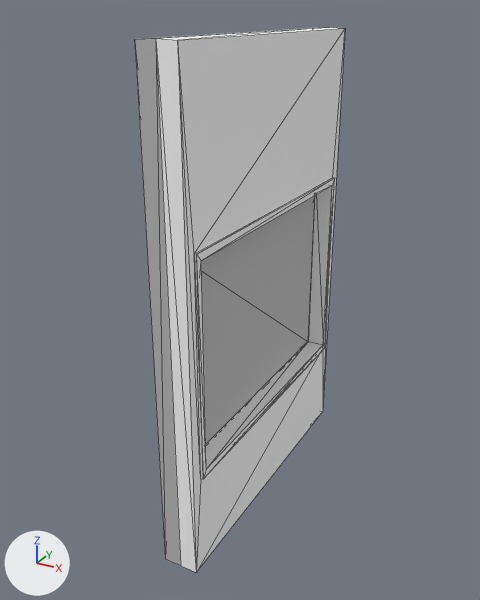
An edit to the glTF model imported_assets/Models/SM_Bld_Base_Wall_Window_Double.glb, drawn before and after from the same camera.
Camera for both pictures: a 50 mm camera at (0.902, -1.263, 1.562) aimed at (-0.042, 0.453, 0.704). The lights are fixed; the arrows at lower left show +X, +Y and +Z. Mesh edges are drawn as thin lines. Where no turn or scale is listed for an object, it has been applied to the vertices. Vertices at the same position are counted once.

The first picture shows 'SM_Bld_Base_Wall_Window_Double_01.004', 'SM_Bld_Base_Wall_Window_Double_01_Glass.008'.
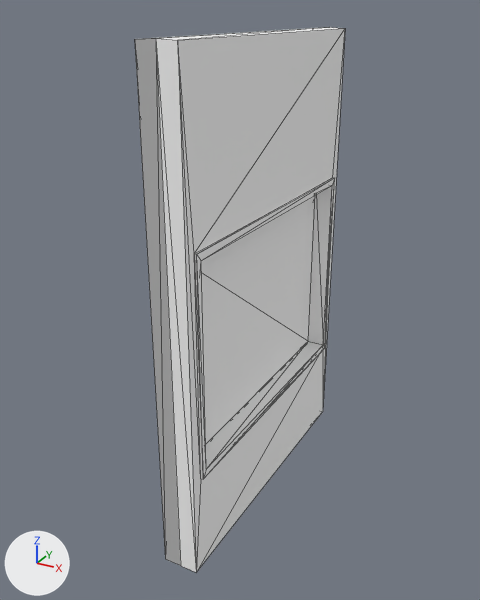
Where the newer file only moved an object's origin or applied its transform, the numbers keep the older frame.

Pixel boxes [x1, y1, x2, y2] of what changed, in the pictures (480 x 600 px; the box of a moved part takes in the faces that stretch with it):
part 1 of me_mesh_142, moved or reshaped: [201, 196, 315, 444] in both

Edits to the bpy script that builds the scene:
```text
Add mat_glassshd_001:
    mat_glassshd_001 = principled_material('GlassSHD.001')
    mat_glassshd_001.base_color = (1.0, 1.0, 1.0)  # white #ffffff
    mat_glassshd_001.roughness = 0.553
Change me_mesh_142:
    where me_mesh_142.from_pydata(...)  # 4 vertices, 2 faces; spans x 0.0, y 0.056..0.944, z 0.34..0.986
    used by ob_sm_bld_base_wall_window_double_01_glass_008; location = (0.0, 0.0, 0.0)
    verts and faces of me_mesh_142; kept vertices keep their numbers, new ones are numbered from 4
    before: 0 (0.0, 0.056, 0.986), 1 (0.0, 0.056, 0.34), 2 (0.0, 0.944, 0.34) at pixel (308, 342), 3 (0.0, 0.944, 0.986)
    remove me_mesh_142.materials.append(mat_lambert1693_006)  # grey #bcbcbc
    me_mesh_142 part 1
    add delete_vertices([*range(0, 4)])  # with the faces that use them
    add verts[4] = (0.0, 0.049, 0.986)
    add verts[5] = (0.0, 0.049, 0.34)
    add verts[6] = (0.0, 0.952, 0.34)
    add verts[7] = (0.0, 0.952, 0.986)
    add faces += [(4, 5, 6), (4, 6, 7)]
    add me_mesh_142.materials.append(mat_glassshd_001)  # white #ffffff
```
